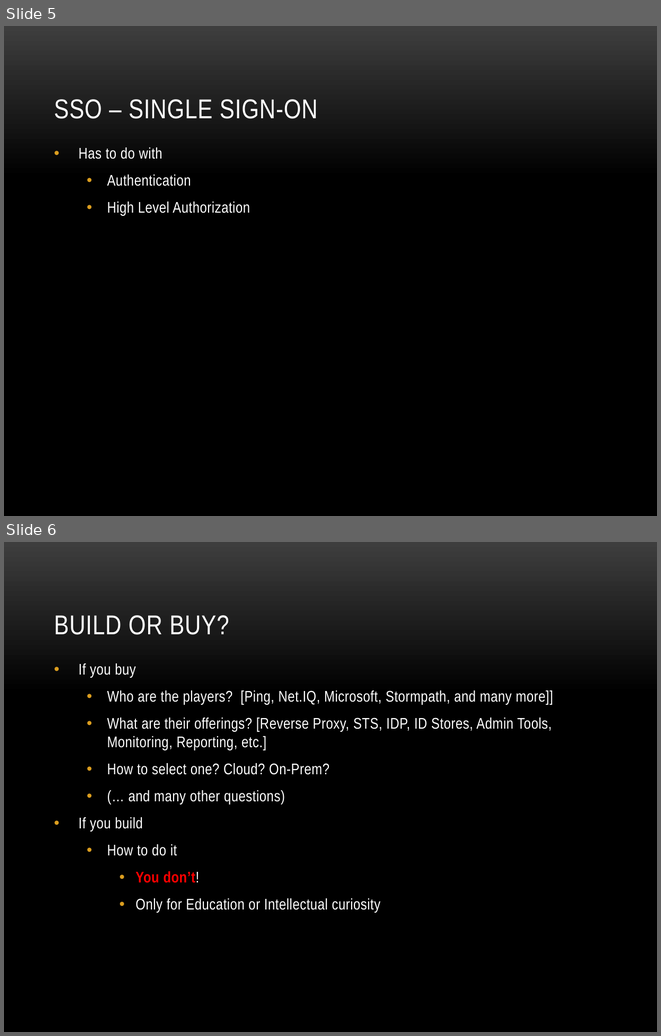
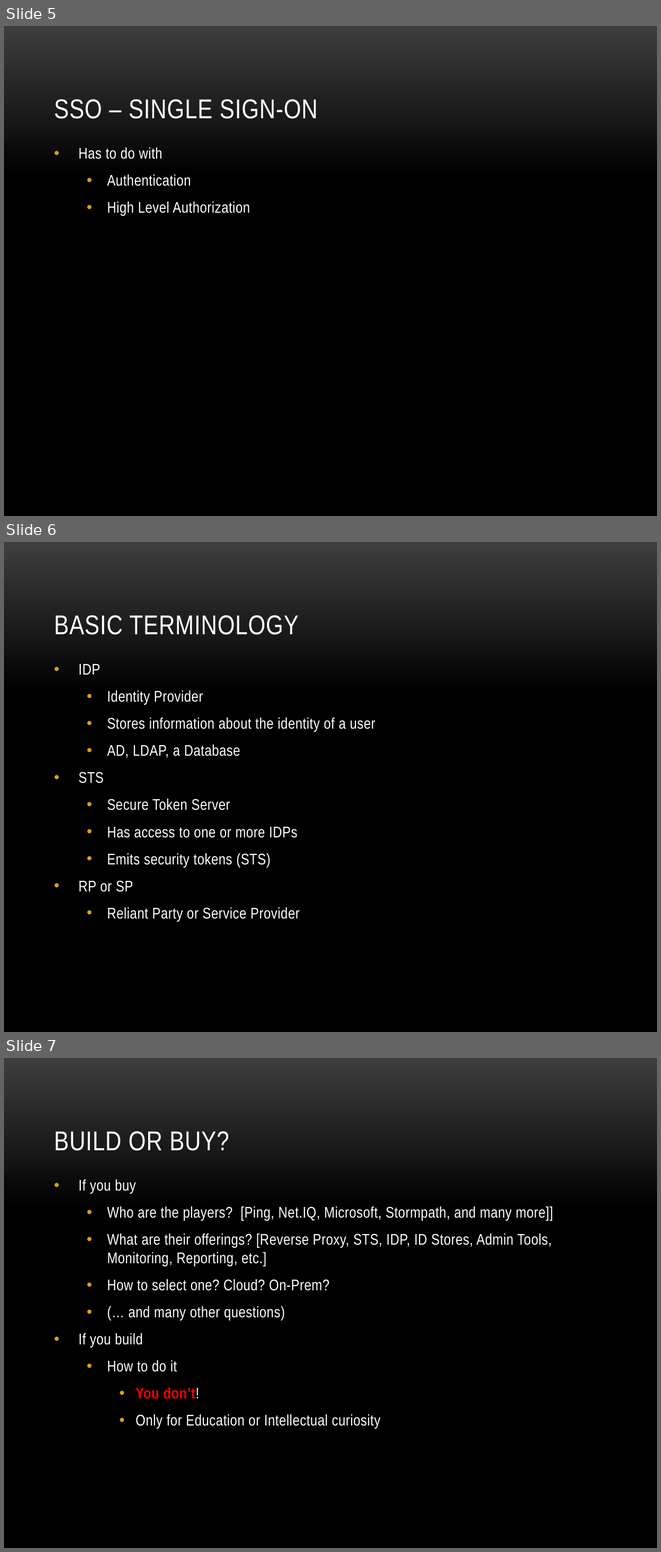
Before and after one commit to anibalvelarde/SSOExample, a slide deck: SSOPresentation/IAM_SSO.pptx. Shown one above the other, each under a label of ours: slides 5 and 6 before the commit, slides 5, 6 and 7 after it. The pictures are 661x1036 and 661x1552 pixels, drawn with LibreOffice and Linux fonts; fonts in the diff are those of the drawing; background and template pictures are left out. Boxes give left, top, right and bottom in pixels: in the first picture for what was removed or moved away, otherwise in the second. Text is boxed around its words. In the diff, an @@ line names an element or a change of style, - is before the commit and + after.

```diff
--- a/SSOPresentation/IAM_SSO.pptx
+++ b/SSOPresentation/IAM_SSO.pptx
@@ slide 6 added at <box>4,542,657,1032</box>, background picture (left out) @@
@@ title added at <box>54,615,299,635</box>, 30 pt, text #FFFFFF @@
+BASIC TERMINOLOGY
@@ text added at <box>79,664,376,921</box>, 17 pt, text #FFFFFF @@
+• IDP
+  • Identity Provider
+  • Stores information about the identity of a user
+  • AD, LDAP, a Database
+• STS
+  • Secure Token Server
+  • Has access to one or more IDPs
+  • Emits security tokens (STS)
+• RP or SP
+  • Reliant Party or Service Provider
@@ what was slide 6 is now slide 7 @@
```
Also in this commit, not shown: 1 slide changed, 1 other slide added.
